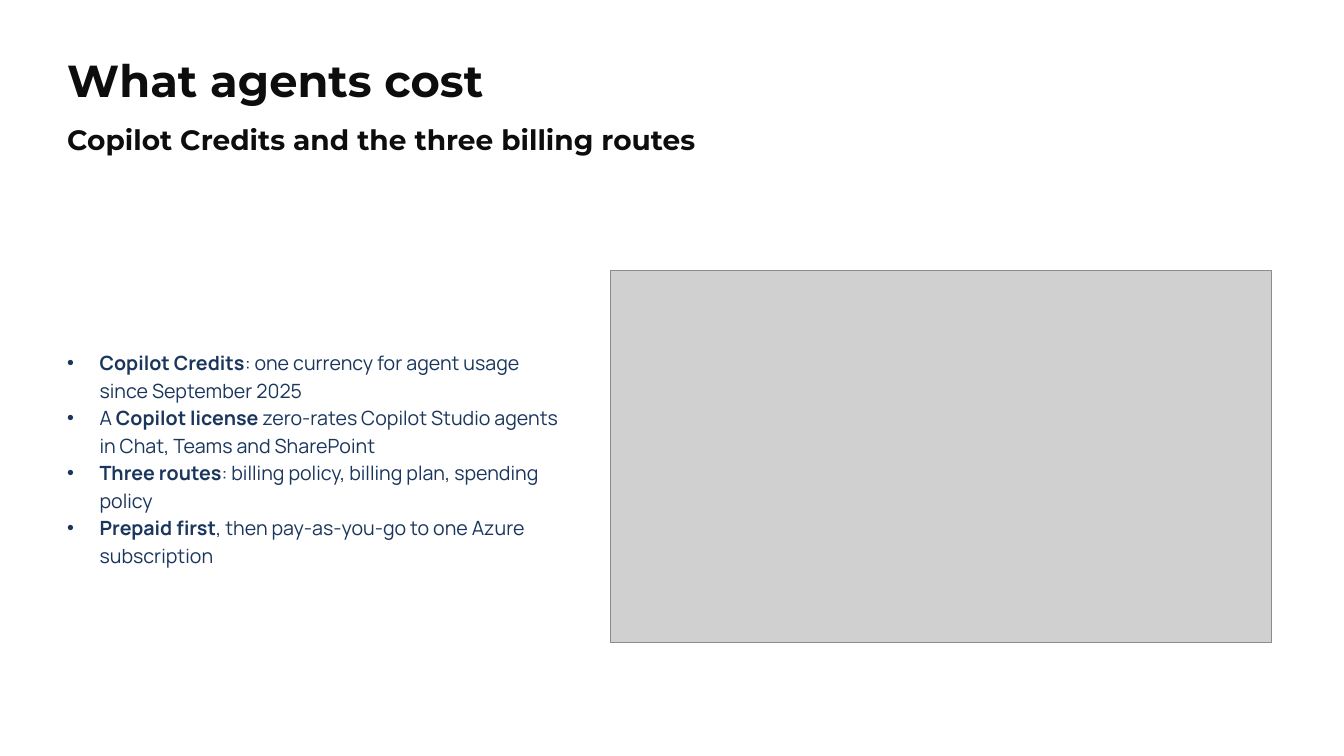
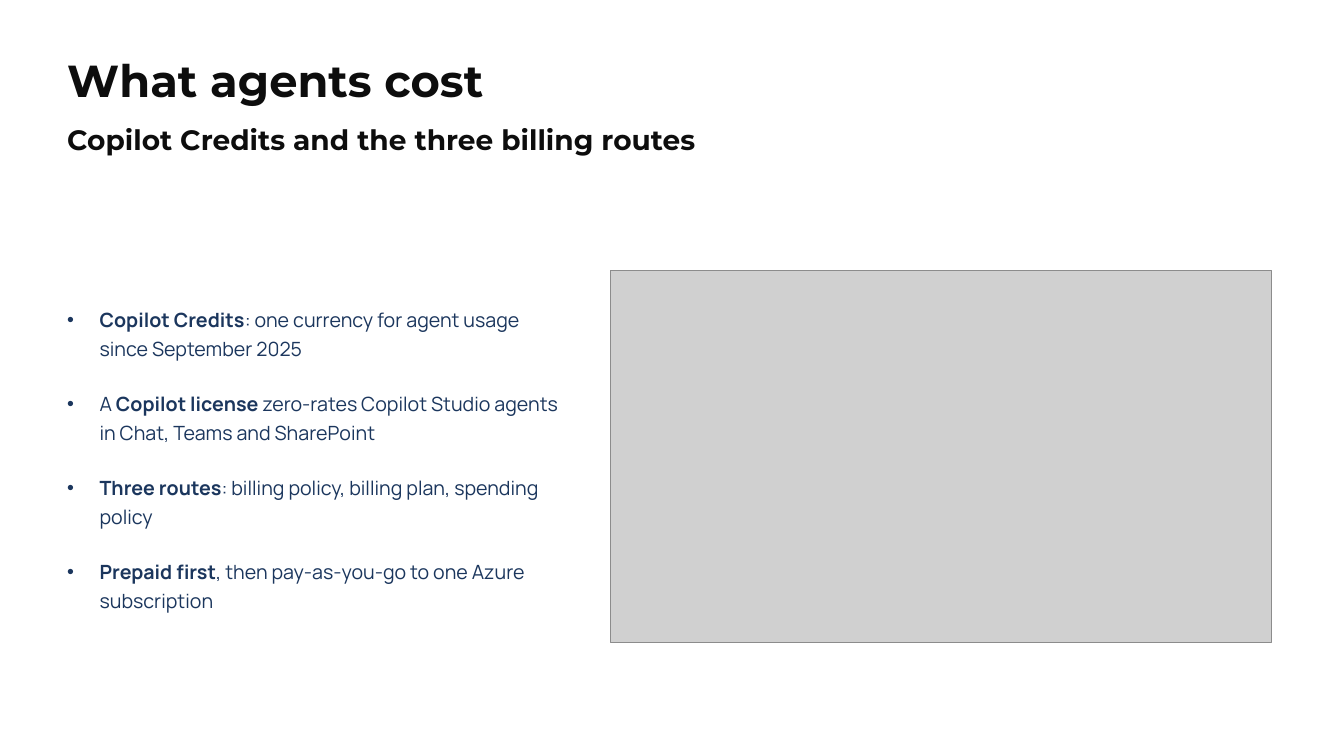
Before and after one commit to alexander-kastil/copilot-studio-agents, a slide deck: slide 22 of demos/01-intro/pptx/01-intro.pptx. Drawn at 1344x756 pixels with LibreOffice and Linux fonts; fonts in the diff are those of the drawing; grey boxes stand for pictures. Boxes give left, top, right and bottom in pixels: in the first picture for what was removed or moved away, otherwise in the second. Text is boxed around its words. In the diff, an @@ line names an element or a change of style, - is before the commit and + after.

```diff
--- a/demos/01-intro/pptx/01-intro.pptx
+++ b/demos/01-intro/pptx/01-intro.pptx
@@ text "Copilot Credits: one currency for ...": place and size @@
-text "Copilot Credits: one currency for ..." at [100, 355, 558, 568]
+text "Copilot Credits: one currency for ..." at [100, 312, 558, 613]
@@ text "Copilot Credits: one currency for ..." at [100, 312, 558, 613]: line spacing 1.17 to 1.25; more space between paragraphs @@
```
Also in this commit, not shown: 14 other slides changed, 39 other files.
